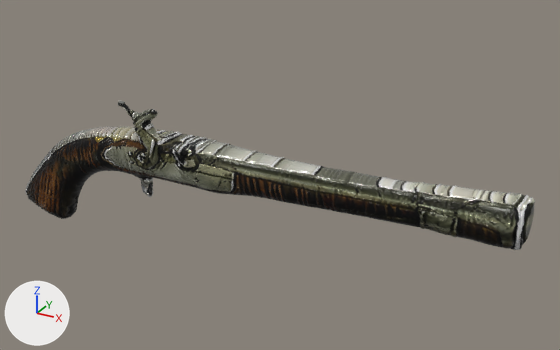
An edit to the glTF model public/models/alkafeel-pro/kfl-2171.glb, drawn before and after from the same camera.
Camera for both pictures: a camera (50 mm lens) standing at (0.663, -1.051, 0.567) and looking at (0.06, 0.045, 0.018). Arrows for +X, +Y and +Z are at lower left; the lights stay in place. The older version comes first. Vertices at exactly the same position are counted once.

The scene before the commit, as lines of its bpy script (objects in view):
```python
me_kfl_2171 = bpy.data.meshes.new('kfl-2171')
me_kfl_2171.from_pydata(...)  # 18810 vertices, 37616 faces; spans x -0.492..0.496, y -0.063..0.068, z -0.146..0.141
# faces by material slot: [808, 10734, 26074]
me_kfl_2171.materials.append(mat_layer1_goldgildedinlay)
me_kfl_2171.materials.append(mat_layer2_polishedsteelorglaze)
me_kfl_2171.materials.append(mat_layer3_organicpatina)
ob_kfl_2171 = bpy.data.objects.new('kfl-2171', me_kfl_2171)
ob_kfl_2171.location = (0.0, 0.0, 0.0)
```
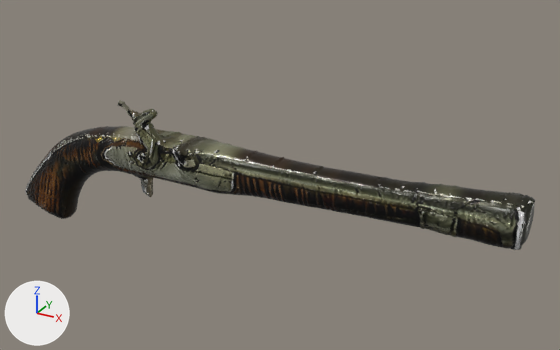
Where the change shows, as pixel boxes (x1, y1, x2, y2) in the pictures (560 x 350 px):
part 1 of me_kfl_2171, recoloured
    both: (94, 127, 173, 141)
part 2 of me_kfl_2171, recoloured
    both: (34, 100, 535, 238)
part 3 of me_kfl_2171, recoloured
    both: (52, 103, 535, 248)

The change, as a list of edits to the scene's bpy script:
```text
Add img_image_4:
    img_image_4 = load_image('Image_4', '_unpacked/Image_4', 512, 512, 'Non-Color')
Add img_image_3:
    img_image_3 = load_image('Image_3', '_unpacked/Image_3', 512, 512, 'sRGB')
Add mat_layer4_seamlesssiderim:
    mat_layer4_seamlesssiderim = bpy.data.materials.new('Layer4_SeamlessSideRim')
    # uses the picture img_image_3
    # uses the picture img_image_4
Change me_kfl_2171:
    where me_kfl_2171.from_pydata(...)  # 18810 vertices, 37616 faces; spans x -0.492..0.496, y -0.063..0.068, z -0.146..0.141
    used by ob_kfl_2171; location = (0.0, 0.0, 0.0)
    me_kfl_2171 part 1: 179 faces spanning x -0.293..0.495, y -0.056..0.033, z 0.003..0.115 switch from mat_layer1_goldgildedinlay to mat_layer4_seamlesssiderim
    me_kfl_2171 part 2: 6736 faces spanning x -0.485..0.496, y -0.061..0.059, z -0.146..0.141 switch from mat_layer2_polishedsteelorglaze to mat_layer4_seamlesssiderim
    me_kfl_2171 part 3: 9037 faces spanning x -0.492..0.496, y -0.061..0.064, z -0.146..0.139 switch from mat_layer3_organicpatina to mat_layer4_seamlesssiderim
```
